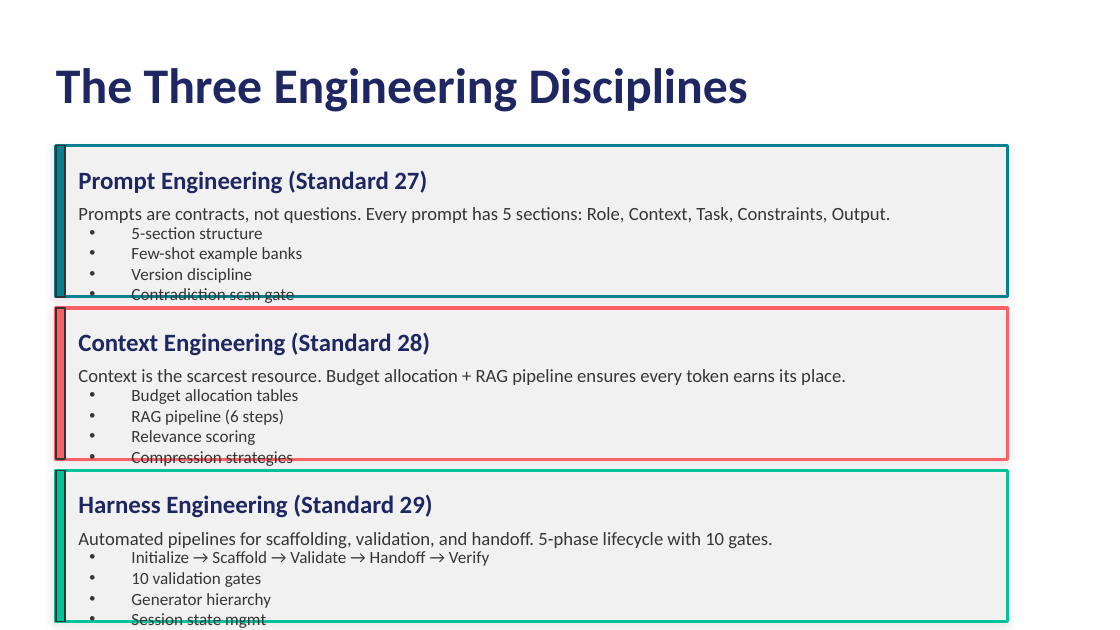
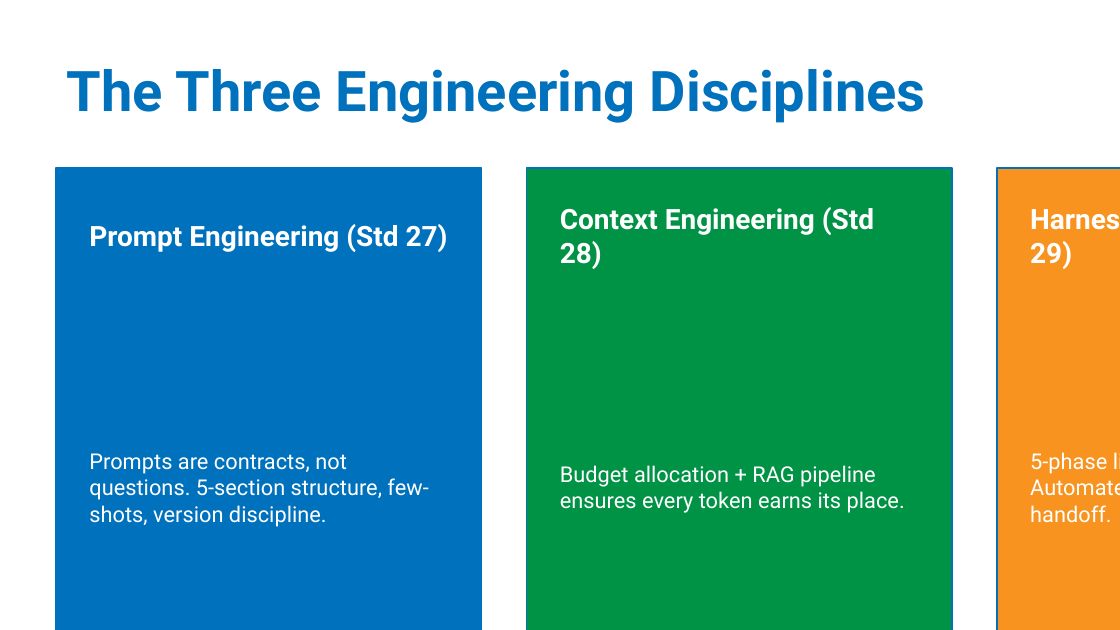
Before and after one commit to leonardsoetedjo/app-architecture-template, a slide deck: slide 11 of app-architecture-template-full.pptx. Drawn at 1120x630 pixels with LibreOffice and Linux fonts; fonts in the diff are those of the drawing. Boxes give left, top, right and bottom in pixels: in the first picture for what was removed or moved away, otherwise in the second. Text is boxed around its words. In the diff, an @@ line names an element or a change of style, - is before the commit and + after.

Commit message:
feat(pptx): rewrite deck with hermes-design-powerpoint standard

```diff
--- a/app-architecture-template-full.pptx
+++ b/app-architecture-template-full.pptx
@@ text "The Three Engineering Disciplines": place and size @@
-text "The Three Engineering Disciplines" at bbox=[56, 68, 748, 112]
+text "The Three Engineering Disciplines" at bbox=[67, 69, 926, 123]
@@ text "The Three Engineering Disciplines" at bbox=[67, 69, 926, 123]: size 32 to 36 pt, font Calibri to Roboto, text colour #1E2761 to #0071BC @@
@@ rectangle removed at bbox=[56, 146, 65, 297] @@
@@ rectangle: place and size @@
-rectangle at bbox=[56, 146, 1008, 297]
+rectangle at bbox=[56, 168, 482, 630]
@@ rectangle at bbox=[56, 168, 482, 630]: fill #F5F5F5 at 50% opacity to #0071BC; outline #028090 2 pt to #0071BC 1 pt; shadow off; proportions changed @@
@@ rectangle added at bbox=[526, 168, 952, 630], fill #009245, outline #0071BC 1 pt @@
@@ rectangle added at bbox=[997, 168, 1120, 630], fill #F7931E, outline #0071BC 1 pt @@
@@ text removed at bbox=[78, 207, 891, 223] @@
-Prompts are contracts, not questions. Every prompt has 5 sections: Role, Context, Task, Constraints, Output.
@@ text at bbox=[560, 207, 874, 269]: text changed; size 16 to 18 pt; font Calibri to Roboto; text colour #1E2761 to #FFFFFF @@
-Context Engineering (Standard 28)
+Context Engineering (Std 28)
@@ text at bbox=[89, 224, 448, 252]: text changed; size 16 to 18 pt; font Calibri to Roboto; text colour #1E2761 to #FFFFFF @@
-Prompt Engineering (Standard 27)
+Prompt Engineering (Std 27)
@@ text removed at bbox=[131, 227, 303, 303] @@
-• 5-section structure
-• Few-shot example banks
-• Version discipline
-• Contradiction scan gate
@@ text at bbox=[1030, 241, 1072, 269]: text changed; size 16 to 18 pt; font Calibri to Roboto; text colour #1E2761 to #FFFFFF @@
-Harness Engineering (Standard 29)
+Harness Engineering (Std 29)
@@ text "Budget allocation + RAG pipeline ..." at bbox=[560, 465, 905, 513]: vertical alignment top to middle @@
@@ rectangle removed at bbox=[56, 308, 1008, 459] @@
@@ rectangle removed at bbox=[56, 308, 65, 459] @@
@@ text removed at bbox=[131, 389, 299, 466] @@
-• Budget allocation tables
-• RAG pipeline (6 steps)
-• Relevance scoring
-• Compression strategies
@@ rectangle removed at bbox=[56, 470, 1008, 622] @@
@@ rectangle removed at bbox=[56, 470, 65, 622] @@
@@ text added at bbox=[89, 453, 428, 527], 14 pt, text #FFFFFF @@
+Prompts are contracts, not questions. 5-section structure, few-shots, version discipline.
@@ text at bbox=[560, 465, 905, 513]: text changed; size 12 to 14 pt; font Calibri to Roboto; text colour #363636 to #FFFFFF @@
-Context is the scarcest resource. Budget allocation + RAG pipeline ensures every token earns its place.
+Budget allocation + RAG pipeline ensures every token earns its place.
@@ text added at bbox=[1030, 452, 1111, 523], 14 pt, text #FFFFFF @@
+5-phase lifecycle with 10 gates. Automated scaffolding, validation, handoff.
@@ text removed at bbox=[78, 532, 772, 548] @@
-Automated pipelines for scaffolding, validation, and handoff. 5-phase lifecycle with 10 gates.
@@ text removed at bbox=[131, 551, 489, 628] @@
-• Initialize → Scaffold → Validate → Handoff → Verify
-• 10 validation gates
-• Generator hierarchy
-• Session state mgmt
```
Also in this commit, not shown: 15 other slides changed, 1 other file.
